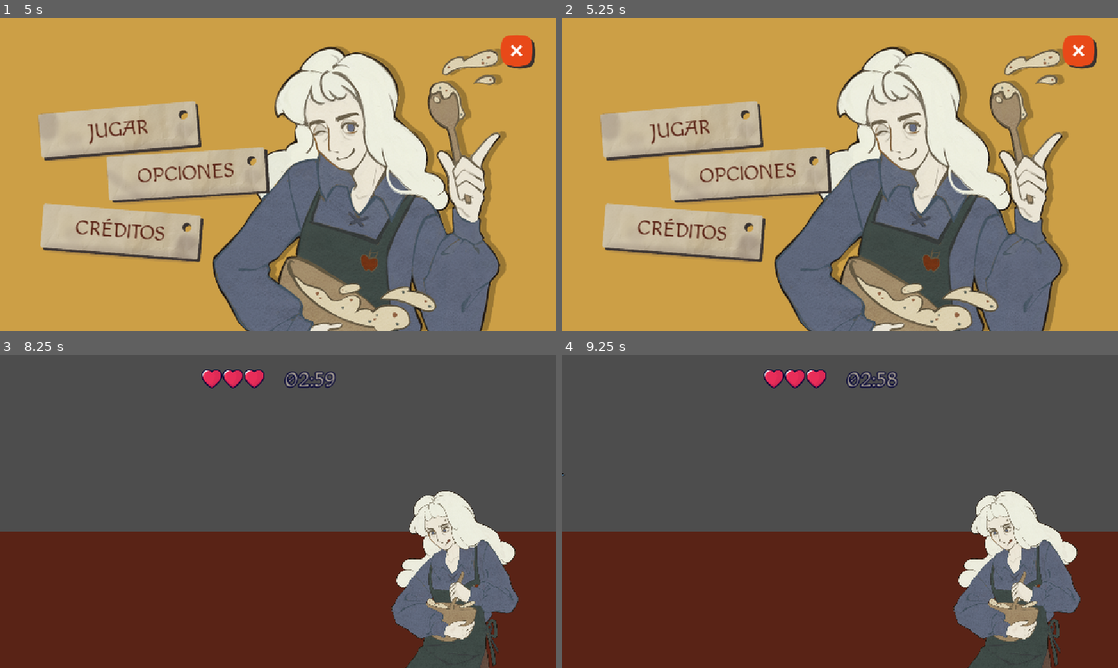
Above: before the commit, frames 1-4 (two rows, left to right).
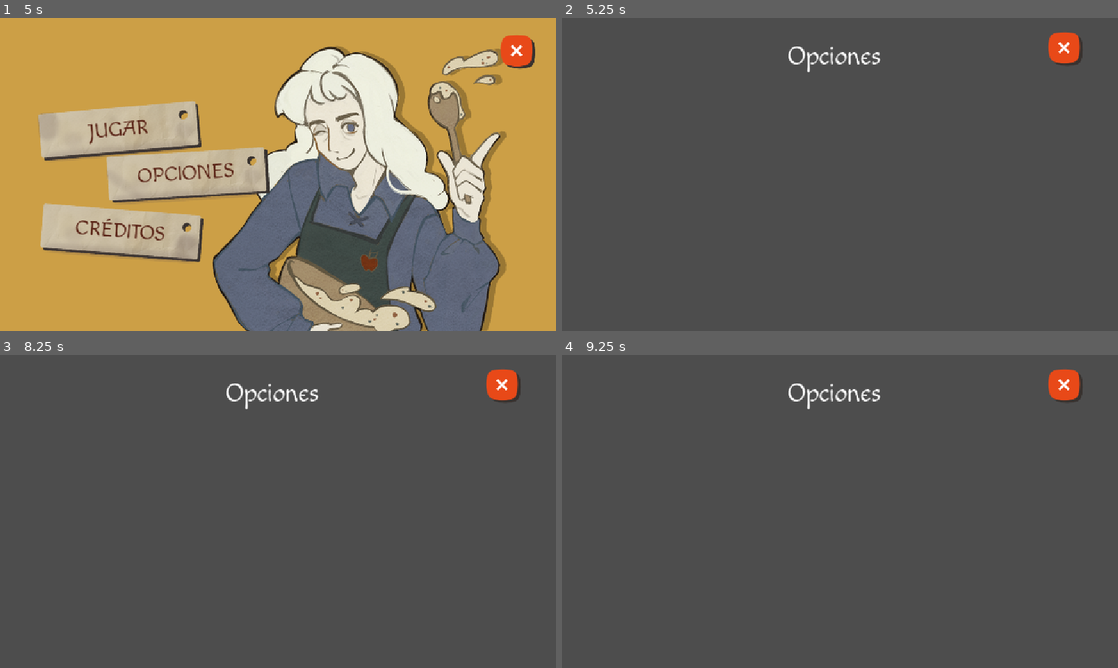
Above: after the commit, the same moments.

Repository: shiara0312/SandaGameJam2025
Game: Godot game, scene res://MainScene.tscn
The game is run twice, just before and just after one commit, with the same random seed, the same clock (stepped at 60 frames per second) and the same inputs.
Inputs (mouse positions are in pixels of both pictures, inside the frame that each line leads up to):
- Up to frame 1 (5 s): tap Enter at 0.5, 2, 3.5 s; move the mouse to (38, 77) at 0.52 s; click (38, 77) at 0.67 s; tap Space at 1.25, 2.75, 4.25 s; move the mouse to (100, 155) at 1.27 s; click (100, 155) at 1.42 s; move the mouse to (44, 193) at 2.02 s; click (44, 193) at 2.17 s; move the mouse to (305, 174) at 2.77 s; click (305, 174) at 2.92 s; move the mouse to (194, 96) at 3.52 s; click (194, 96) at 3.67 s; move the mouse to (400, 158) at 4.27 s; click (400, 158) at 4.42 s
- Up to frame 2 (5.25 s): move the mouse to (728, 190) at 5.02 s; click (728, 190) at 5.17 s
- Up to frame 3 (8.25 s): move the mouse to (333, 442) at 5.77 s; click (333, 442) at 5.92 s; move the mouse to (250, 574) at 6.52 s; click (250, 574) at 6.67 s; move the mouse to (444, 558) at 7.27 s; click (444, 558) at 7.42 s; move the mouse to (111, 464) at 8.02 s; click (111, 464) at 8.17 s
- Up to frame 4 (9.25 s): move the mouse to (867, 511) at 8.77 s; click (867, 511) at 8.92 s

Frame 1 is identical in both runs. In frame 2, 95% of the frame differs, in the area x 0-100%, y 0-100%; in frame 3, 44%; in frame 4, 44%.

Commit message:
pantalla opciones

Diff:
--- a/sandagamejam/MainScene.tscn
+++ b/sandagamejam/MainScene.tscn
@@ -2,13 +2,13 @@
 
 [ext_resource type="Script" uid="uid://dillk2kgfjndt" path="res://scripts/main_scene.gd" id="1_3mqji"]
 [ext_resource type="Texture2D" uid="uid://da1di5lqbuvun" path="res://assets/backgrounds/Portada.png" id="2_torvr"]
-[ext_resource type="Texture2D" uid="uid://f0n1tsj6fjaf" path="res://assets/UI/btn1.png" id="2_uxrcv"]
-[ext_resource type="Texture2D" uid="uid://c5jkshtoi0o6" path="res://assets/UI/btn2.png" id="3_rf2cd"]
-[ext_resource type="Texture2D" uid="uid://gsh1n1mta4mb" path="res://assets/UI/btn3.png" id="4_a814b"]
+[ext_resource type="Texture2D" uid="uid://f0n1tsj6fjaf" path="res://assets/ui/btn1.png" id="2_uxrcv"]
+[ext_resource type="Texture2D" uid="uid://c5jkshtoi0o6" path="res://assets/ui/btn2.png" id="3_rf2cd"]
+[ext_resource type="Texture2D" uid="uid://gsh1n1mta4mb" path="res://assets/ui/btn3.png" id="4_a814b"]
 [ext_resource type="LabelSettings" uid="uid://b2h5bls5s7rsg" path="res://custom_resources/MainMenuButtonLabels.tres" id="5_rf2cd"]
 [ext_resource type="Texture2D" uid="uid://cyamlmrjdjrqp" path="res://assets/backgrounds/Newton_Portada.png" id="6_5crlr"]
 [ext_resource type="FontFile" uid="uid://bvsvwfxvm3l51" path="res://assets/fonts/Macondo/Macondo-Regular.ttf" id="6_a814b"]
-[ext_resource type="Texture2D" uid="uid://c6e1jarbejna" path="res://assets/UI/closebtn.png" id="7_hbc2u"]
+[ext_resource type="Texture2D" uid="uid://c6e1jarbejna" path="res://assets/ui/closebtn.png" id="7_hbc2u"]
 
 [sub_resource type="LabelSettings" id="LabelSettings_5crlr"]
 font = ExtResource("6_a814b")
@@ -96,7 +96,6 @@
 [node name="Creditos" type="Area2D" parent="."]
 position = Vector2(91, 360)
 rotation = 0.139626
-scale = Vector2(1, 1)
 
 [node name="CollisionPolygon2D" type="CollisionPolygon2D" parent="Creditos"]
 polygon = PackedVector2Array(3.34016, 23.7664, 7.80443, 113.014, 333.538, 95.5099, 326.676, 3.57022, 6.1718, 22.3586)
--- /dev/null
+++ b/sandagamejam/scenes/OpcionesModal.tscn
@@ -0,0 +1,26 @@
+[gd_scene load_steps=4 format=3 uid="uid://bp7umg83868bc"]
+
+[ext_resource type="Script" uid="uid://dh4vjyowkftkw" path="res://scripts/opciones.gd" id="1_yw7vl"]
+[ext_resource type="FontFile" uid="uid://bvsvwfxvm3l51" path="res://assets/fonts/Macondo/Macondo-Regular.ttf" id="2_inw4l"]
+[ext_resource type="Texture2D" uid="uid://c6e1jarbejna" path="res://assets/ui/closebtn.png" id="3_2w0tc"]
+
+[node name="OpcionesModal" type="Node2D"]
+script = ExtResource("1_yw7vl")
+
+[node name="Label" type="Label" parent="."]
+offset_left = 467.0
+offset_top = 49.0
+offset_right = 661.0
+offset_bottom = 112.0
+theme_override_fonts/font = ExtResource("2_inw4l")
+theme_override_font_sizes/font_size = 52
+text = "Opciones"
+
+[node name="salir" type="TextureButton" parent="."]
+offset_left = 1000.0
+offset_top = 23.0
+offset_right = 1082.0
+offset_bottom = 99.0
+texture_normal = ExtResource("3_2w0tc")
+
+[connection signal="pressed" from="salir" to="." method="_on_salir_pressed"]
--- a/sandagamejam/scripts/main_scene.gd
+++ b/sandagamejam/scripts/main_scene.gd
@@ -51,6 +51,7 @@
 func _on_opciones_input_event(_viewport: Node, event: InputEvent, _shape_idx: int) -> void:
 	if event is InputEventMouseButton and event.pressed:
 		print("OPCIONES fue presionado")
+		get_tree().change_scene_to_file("res://scenes/OpcionesModal.tscn")
 
 func _on_salir_pressed() -> void:
 	print("SALIR fue presionado")
--- /dev/null
+++ b/sandagamejam/scripts/opciones.gd
@@ -0,0 +1,15 @@
+extends Node2D
+
+
+# Called when the node enters the scene tree for the first time.
+func _ready() -> void:
+	pass # Replace with function body.
+
+
+# Called every frame. 'delta' is the elapsed time since the previous frame.
+func _process(delta: float) -> void:
+	pass
+
+
+func _on_salir_pressed() -> void:
+	get_tree().change_scene_to_file("res://MainScene.tscn")
Not shown, changed: sandagamejam/assets/UI/btn1.png.import
Not shown, changed: sandagamejam/assets/UI/btn2.png.import
Not shown, changed: sandagamejam/assets/UI/btn3.png.import
Not shown, changed: sandagamejam/assets/UI/closebtn.png.import
Not shown, changed: sandagamejam/assets/UI/heart_empty.png.import
Not shown, changed: sandagamejam/assets/UI/heart_full.png.import
Not shown, added: sandagamejam/scripts/opciones.gd.uid
